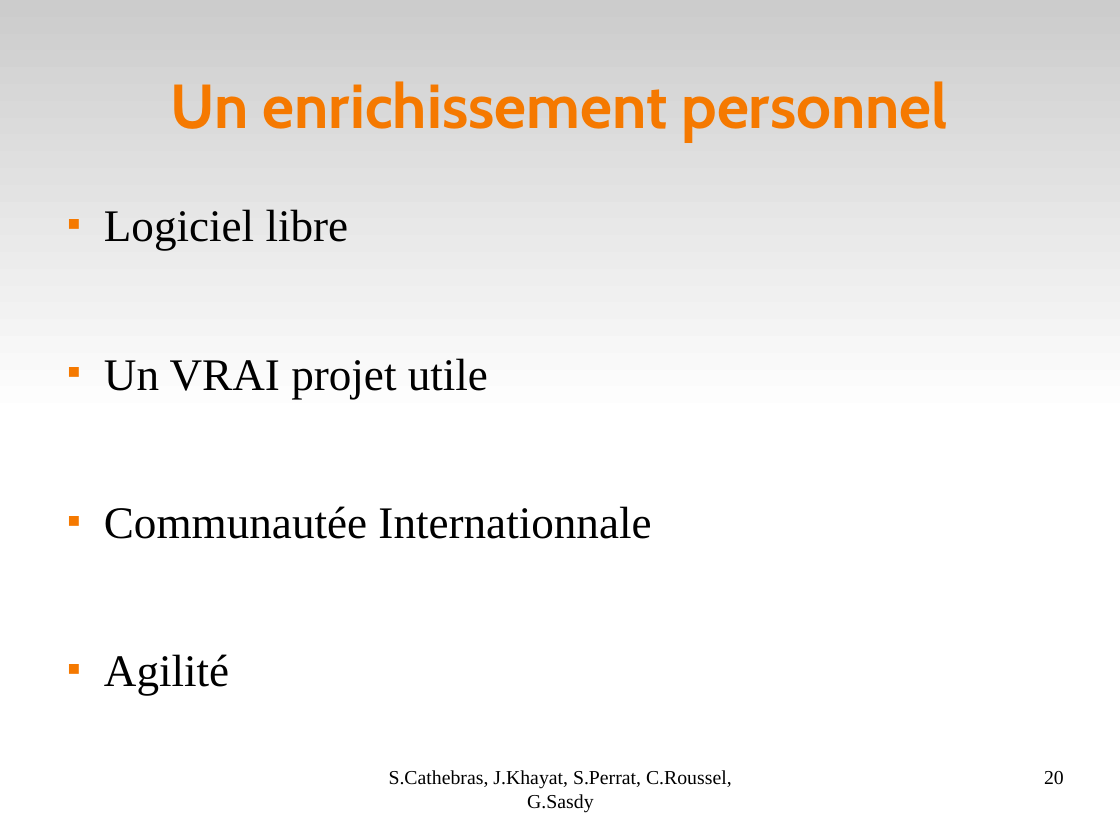
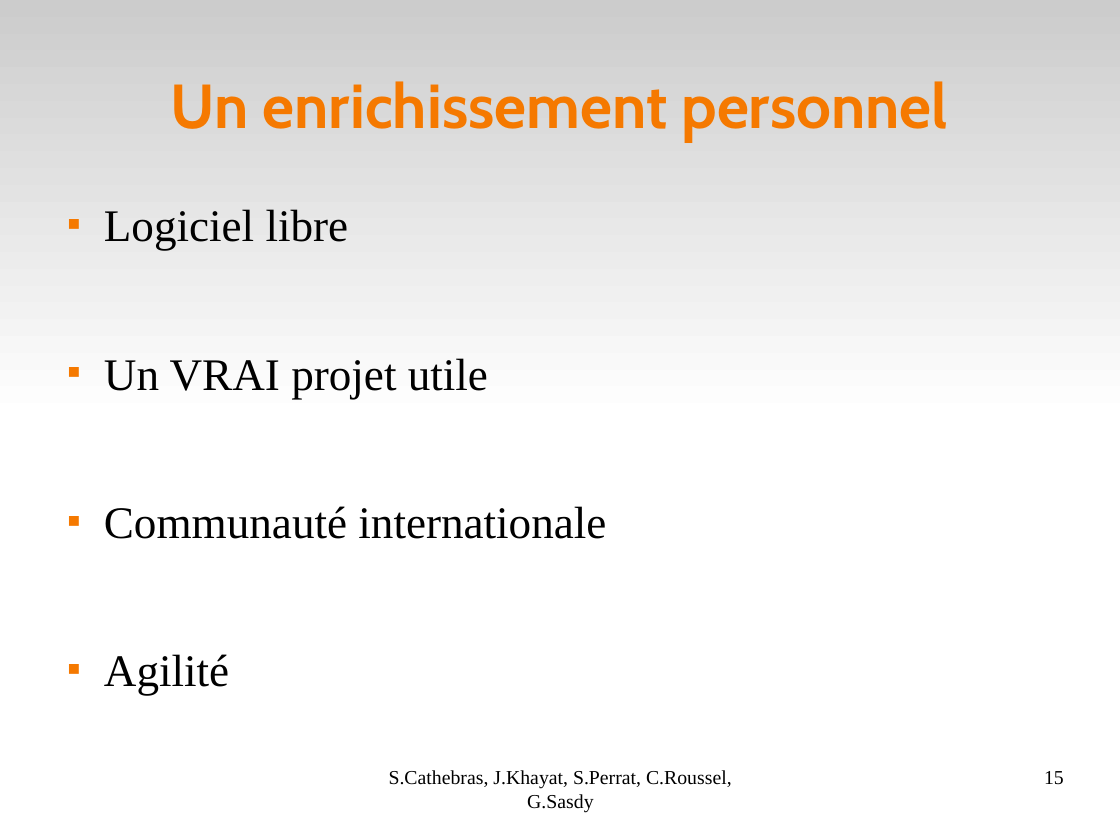
Before and after one commit to Darktrop/git-mediawiki-ensimag, a slide deck: slide 15 of sheme/presoutenance/Bilan.odp (slide 20 before the commit). Drawn at 1120x840 pixels with LibreOffice and Linux fonts; fonts in the diff are those of the drawing. Boxes give left, top, right and bottom in pixels: in the first picture for what was removed or moved away, otherwise in the second. Text is boxed around its words. In the diff, an @@ line names an element or a change of style, - is before the commit and + after.

```diff
--- a/sheme/presoutenance/Bilan.odp
+++ b/sheme/presoutenance/Bilan.odp
@@ text at [104,506,606,539]: text changed @@
-■ Communautée Internationnale
+■ Communauté internationale
@@ page number at [1044,771,1064,785]: text changed @@
-20
+15
```
Also in this commit, not shown: 6 other slides changed, 4 slides removed.
